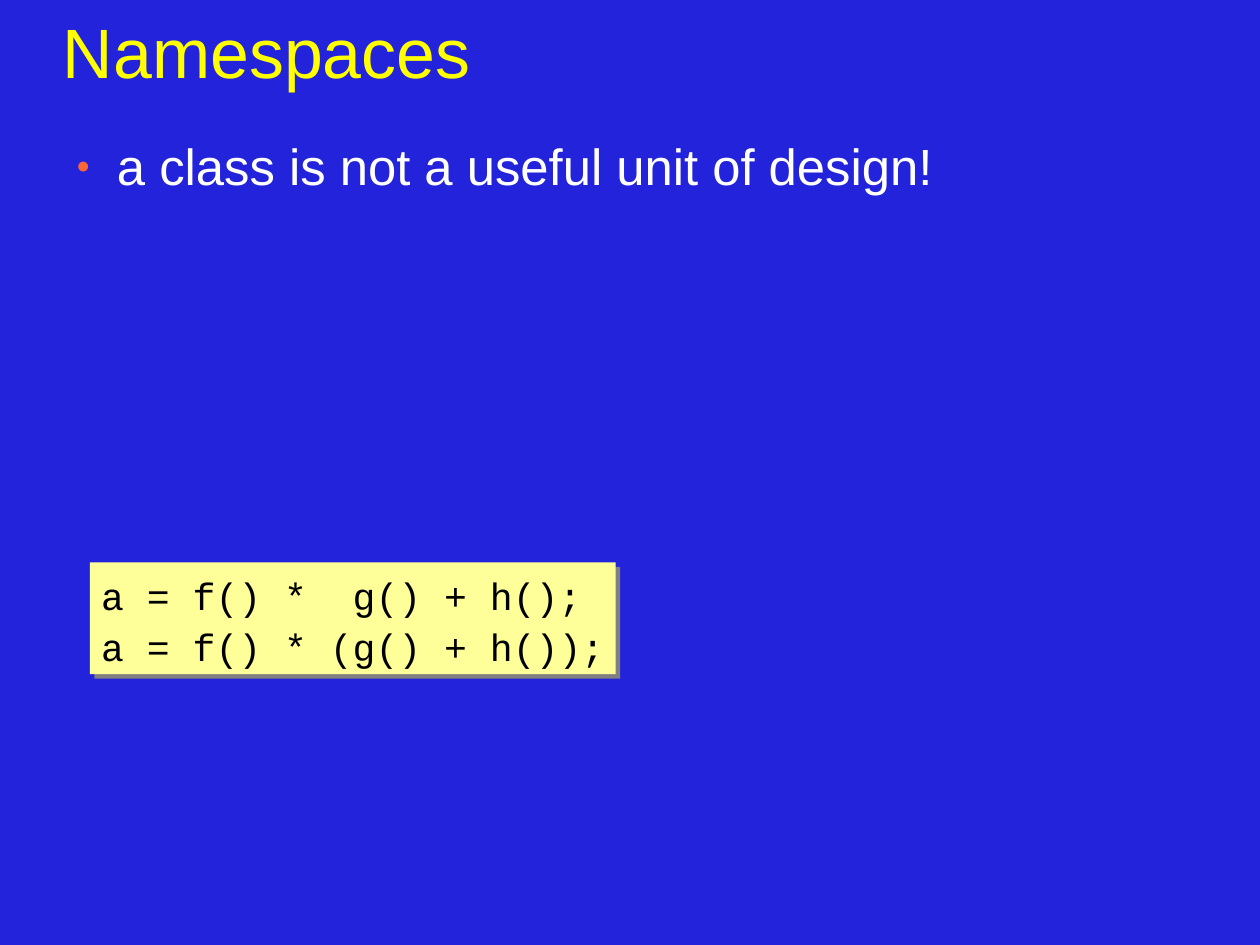
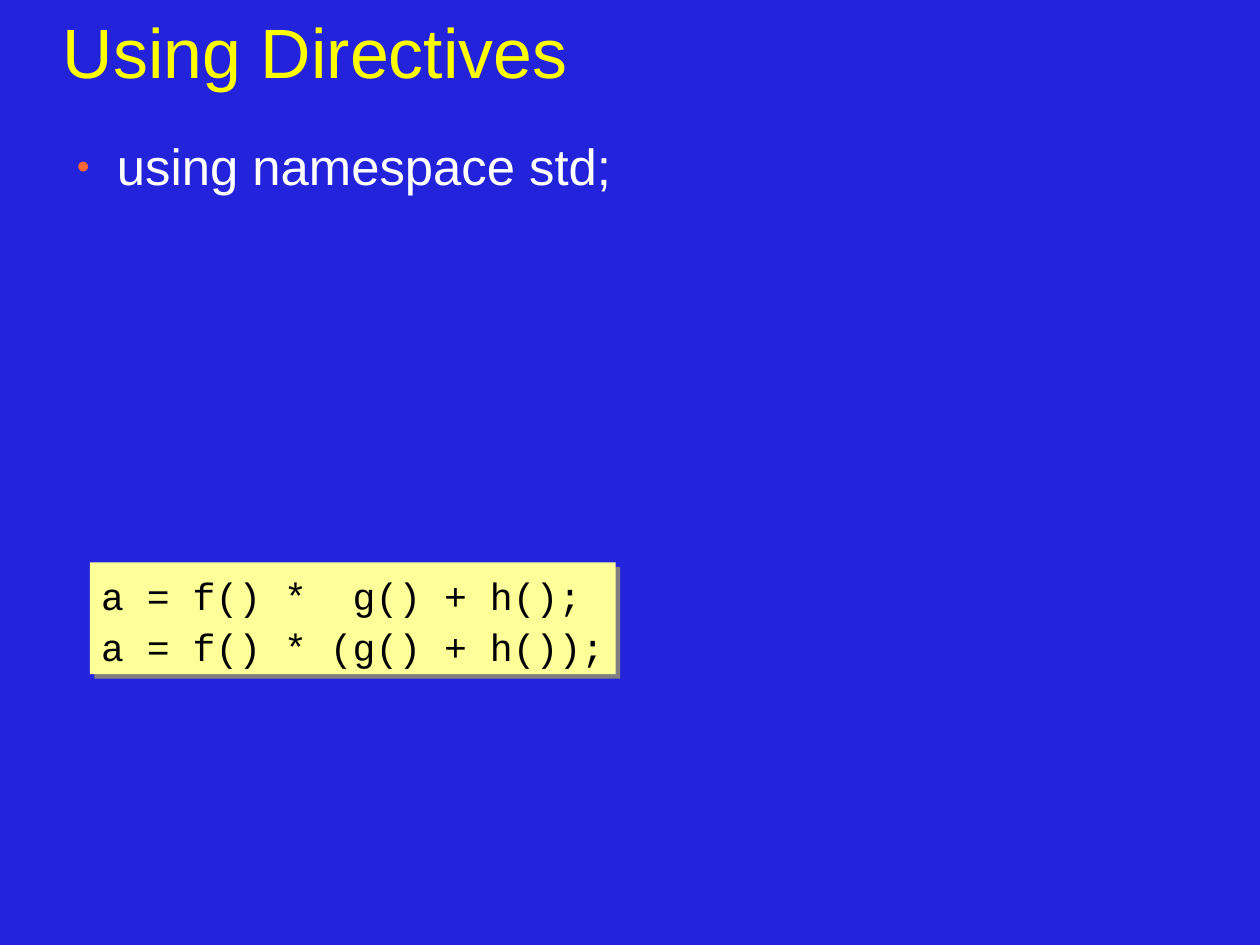
Before and after one commit to JonJagger/two-day-courses, a slide deck: slide 6 of cppf/06_Program_Organization_and_Dependency_Management.odp (slide 3 before the commit). Drawn at 1260x945 pixels with LibreOffice and Linux fonts; fonts in the diff are those of the drawing. Boxes give left, top, right and bottom in pixels: in the first picture for what was removed or moved away, otherwise in the second. Text is boxed around its words. In the diff, an @@ line names an element or a change of style, - is before the commit and + after.

```diff
--- a/cppf/06_Program_Organization_and_Dependency_Management.odp
+++ b/cppf/06_Program_Organization_and_Dependency_Management.odp
@@ title at (63,27,567,91): text changed @@
-Namespaces
+Using Directives
@@ text at (117,148,611,196): text changed @@
-● a class is not a useful unit of design!
+● using namespace std;
```
Also in this commit, not shown: 9 other slides changed, 8 slides added, 1 slide removed, 1 other file.
